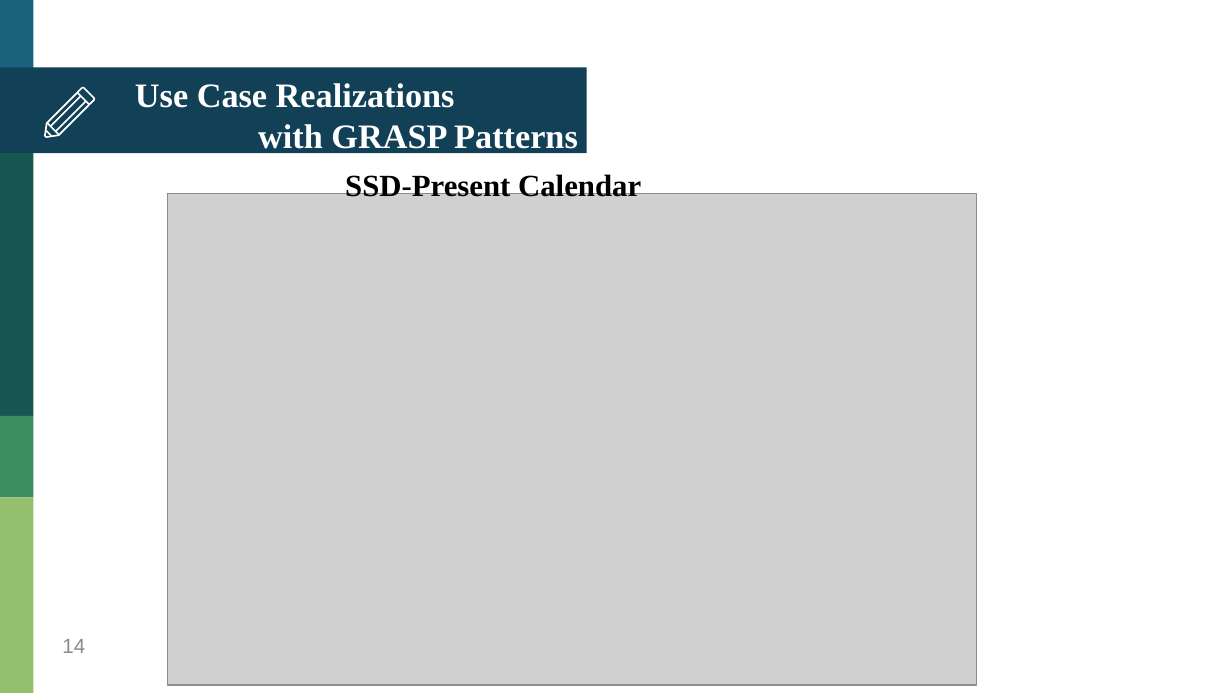
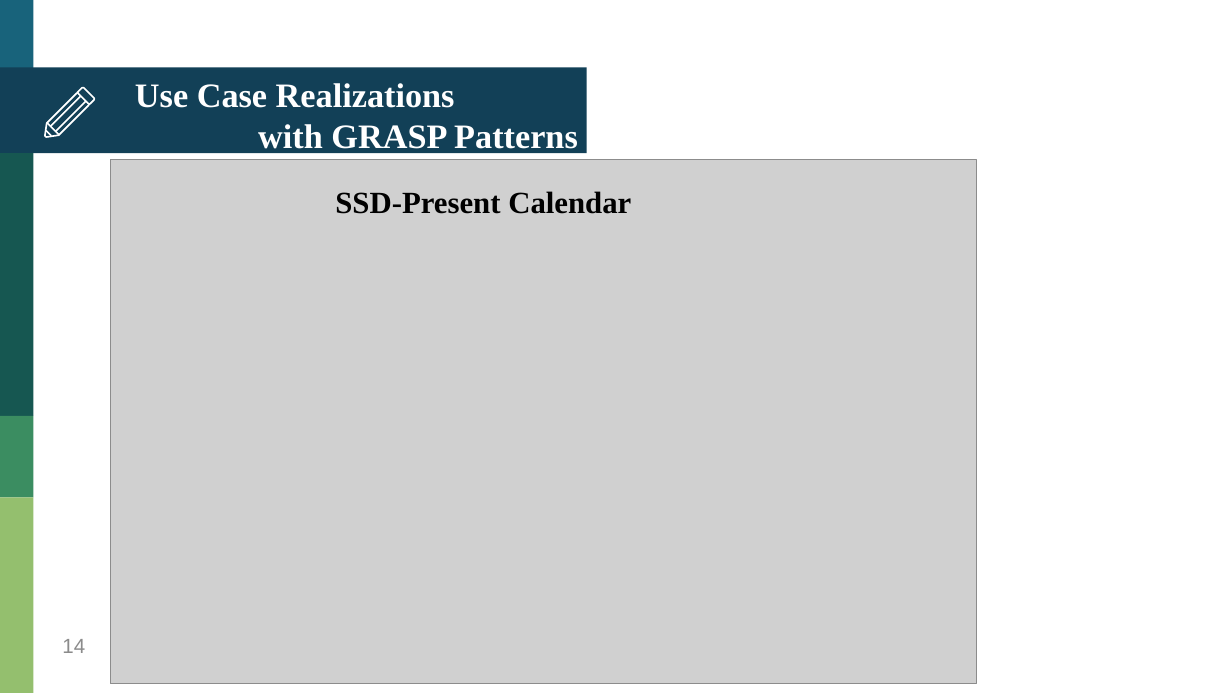
Before and after one commit to HankTwZhong/OOAD, a slide deck: slide 14 of OOAD_Midterm.pptx. Drawn at 1232x693 pixels with LibreOffice and Linux fonts; fonts in the diff are those of the drawing; grey boxes stand for pictures. Boxes give left, top, right and bottom in pixels: in the first picture for what was removed or moved away, otherwise in the second. Text is boxed around its words. In the diff, an @@ line names an element or a change of style, - is before the commit and + after.

```diff
--- a/OOAD_Midterm.pptx
+++ b/OOAD_Midterm.pptx
@@ text "SSD-Present Calendar" moved from (x1=345, y1=172, x2=641, y2=197) to (x1=335, y1=191, x2=631, y2=214) @@
@@ picture resized from (x1=168, y1=193, x2=977, y2=685) to (x1=111, y1=160, x2=977, y2=684) @@
```
Also in this commit, not shown: 3 other slides changed, 7 other files.
